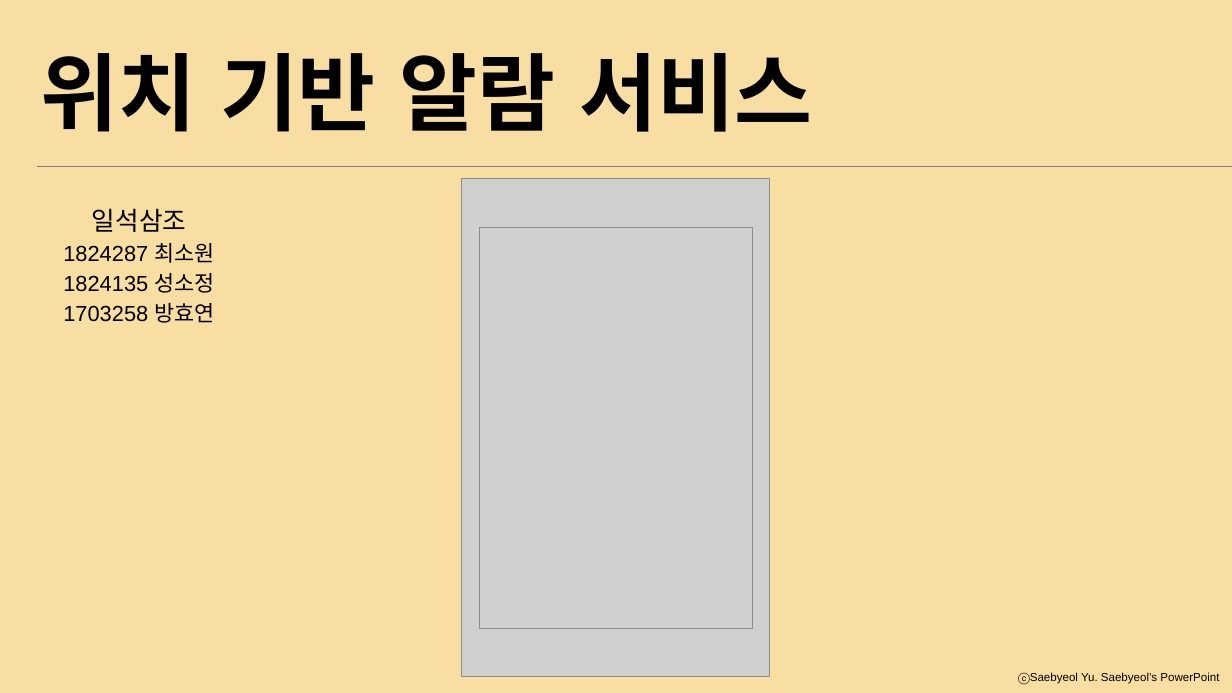
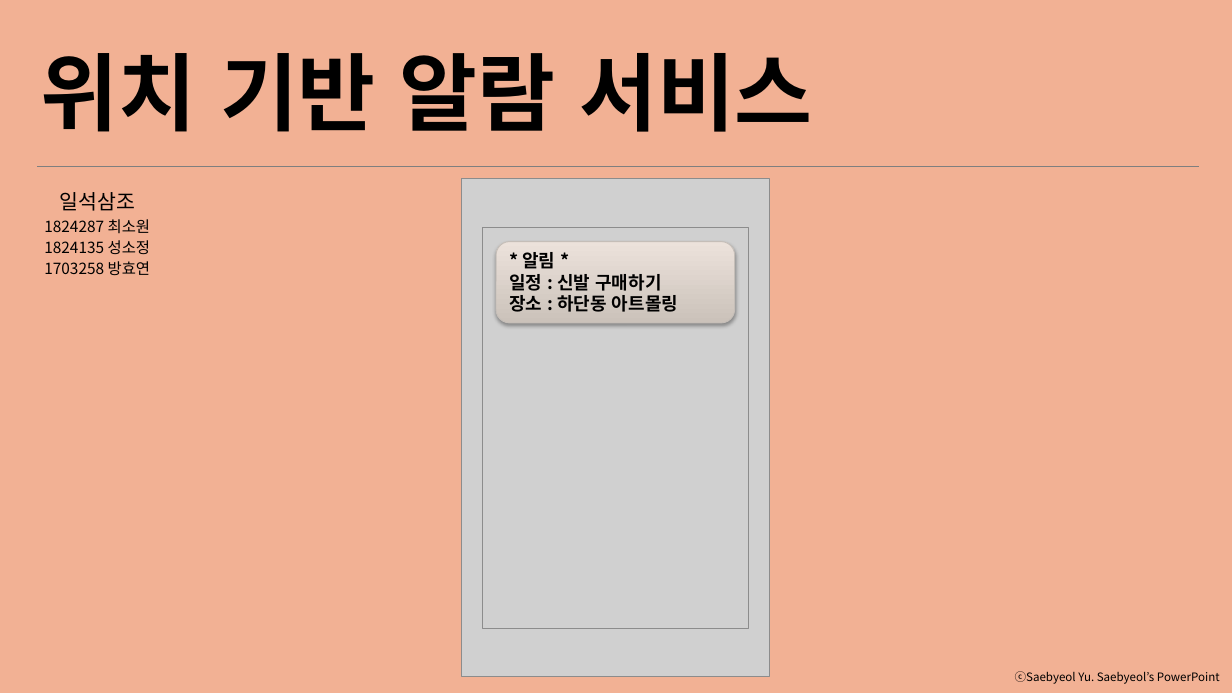
Before and after one commit to sowon-choi/alarm-with-gps, a slide deck: slide 1 of 2021-1 소프 일석삼조.pptx. Drawn at 1232x693 pixels with LibreOffice and Linux fonts; fonts in the diff are those of the drawing; grey boxes stand for pictures. Boxes give left, top, right and bottom in pixels: in the first picture for what was removed or moved away, otherwise in the second. Text is boxed around its words. In the diff, an @@ line names an element or a change of style, - is before the commit and + after.

```diff
--- a/2021-1 소프 일석삼조.pptx
+++ b/2021-1 소프 일석삼조.pptx
@@ rectangle at <box>0,0,1232,693</box>: fill #F9DEA3 to #F2B194 @@
@@ text "위치 기반 알람 서비스" at <box>40,53,813,132</box>: font Lato to Noto Sans CJK KR @@
@@ text "일석삼조": place and size @@
-text "일석삼조" at <box>63,208,215,323</box>
+text "일석삼조" at <box>44,192,150,275</box>
@@ text "일석삼조" at <box>44,192,150,275</box>: size 20 to 16 pt in "일석삼조"; font Arial to Noto Sans CJK KR; size 17 to 12 pt in "1824287 최소원", "1824135 성소정", "1703258 방효연" @@
@@ line moved from (37, 166) - (1232, 166) to (37, 166) - (1200, 166) @@
@@ picture: place and size @@
-picture at <box>480,227,752,629</box>
+picture at <box>482,228,748,629</box>
@@ rounded rectangle added at <box>496,241,735,323</box>, fill gradient #CCC3BB to #EDE3DA, outline #C6BFB9 0.75 pt, 14 pt, text #000000, bold @@
+* 알림 *
+일정 : 신발 구매하기
+장소 : 하단동 아트몰링
@@ text "ⓒSaebyeol Yu. Saebyeol’s PowerPoint" at <box>1078,672,1224,684</box>: font Arial to Noto Sans CJK KR @@
@@ text added at <box>1015,671,1220,684</box>, 9 pt, text #000000 @@
+ⓒSaebyeol Yu. Saebyeol’s PowerPoint
@@ text removed at <box>1085,672,1219,684</box> @@
-ⓒSaebyeol Yu. Saebyeol’s PowerPoint
```
Also in this commit, not shown: 8 other slides changed, 1 slide added.
